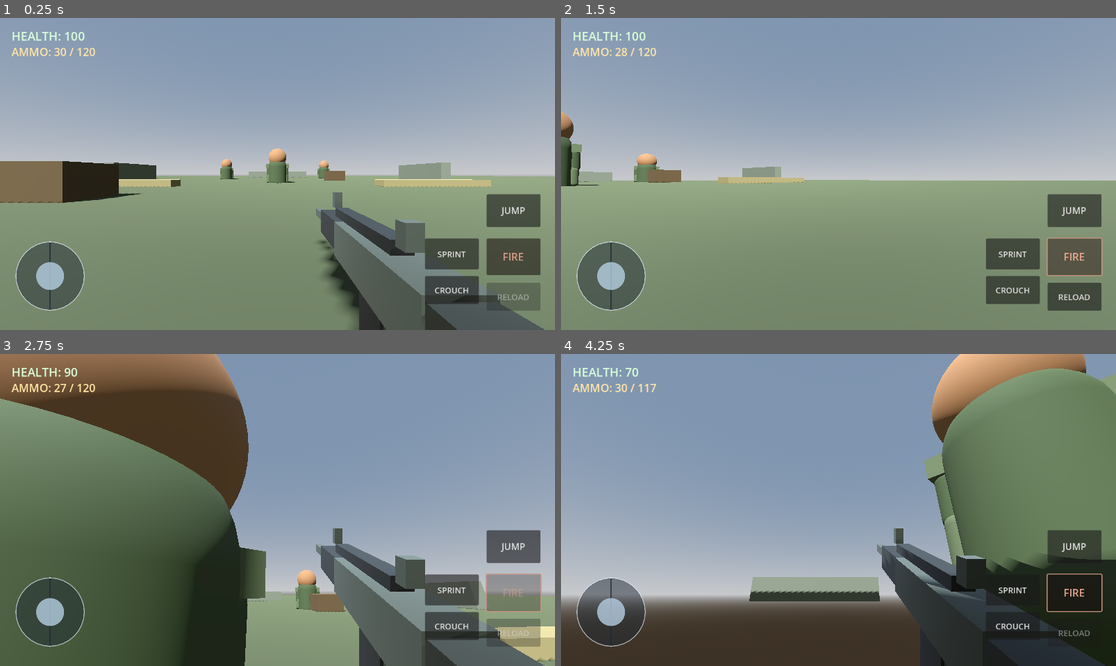
Above: before the commit, frames 1-4 (two rows, left to right).
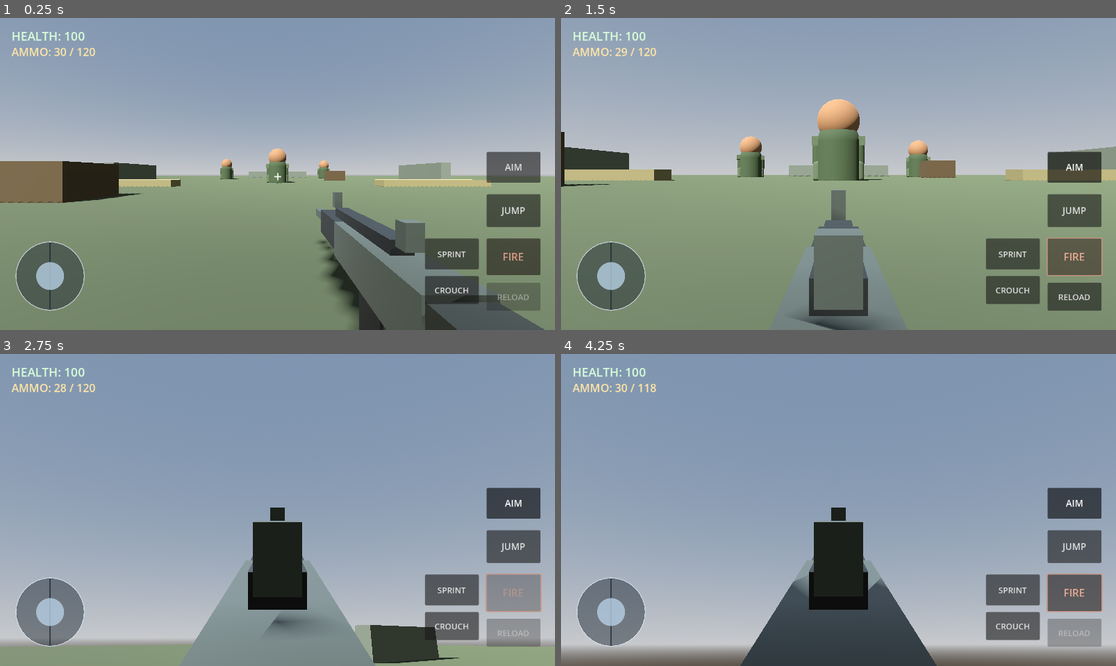
Above: after the commit, the same moments.

Repository: leefortine86-eng/Hunger-For-War
Game: Godot game, scene res://scenes/main.tscn
The game is run twice, just before and just after one commit, with the same random seed, the same clock (stepped at 60 frames per second) and the same inputs.
Inputs (mouse positions are in pixels of both pictures, inside the frame that each line leads up to):
- Up to frame 1 (0.25 s): no input
- Up to frame 2 (1.5 s): click (1077, 167) at 0.5 s, where only the run after the commit has a clickable "AIM"; click "FIRE" at 1.25 s
- Up to frame 3 (2.75 s): tap Enter at 2 s; move the mouse to (305, 510) at 2.02 s; hold W (move_forward) from 2.03 s (still down); tap R at 2.1 s; click (305, 510) at 2.17 s; tap Space at 2.27 s
- Up to frame 4 (4.25 s): keep holding W (move_forward); move the mouse to (810, 510) at 2.77 s; tap Shift at 2.85 s; click (810, 510) at 2.92 s; tap Space at 3.02 s; move the mouse to (849, 503) at 3.52 s; hold Ctrl from 3.53 s (still down); click (849, 503) at 3.67 s

The runs differ from the first frame. In frame 1, 1.0% of the frame differs, in the area x 49-98%, y 42-53%; in frame 2, 13%; in frame 3, 58%, in the area x 0-100%, y 0-100%; in frame 4, 51%.

Commit message:
Add aim-down-sights controls and zoomed camera view

Diff:
--- a/scripts/player.gd
+++ b/scripts/player.gd
@@ -35,6 +35,9 @@
 var sprint_button: Button
 var crouch_button: Button
 var jump_button: Button
+var aim_button: Button
+var aiming: bool = false
+var crosshair_label: Label
 
 func _ready():
     add_to_group("player")
@@ -151,6 +154,25 @@
     jump_button.pressed.connect(_on_jump_pressed)
     canvas.add_child(jump_button)
 
+    aim_button = Button.new()
+    aim_button.name = "AimButton"
+    aim_button.text = "AIM"
+    aim_button.position = Vector2(screen_size.x - 142, screen_size.y - 370)
+    aim_button.size = Vector2(112, 64)
+    aim_button.toggle_mode = true
+    aim_button.add_theme_font_size_override("font_size", 19)
+    aim_button.toggled.connect(_on_aim_toggled)
+    canvas.add_child(aim_button)
+
+    crosshair_label = Label.new()
+    crosshair_label.name = "Crosshair"
+    crosshair_label.text = "+"
+    crosshair_label.set_anchors_and_offsets_preset(Control.PRESET_CENTER)
+    crosshair_label.position = Vector2(-8, -17)
+    crosshair_label.add_theme_font_size_override("font_size", 30)
+    crosshair_label.add_theme_color_override("font_color", Color(1, 1, 1, 0.9))
+    canvas.add_child(crosshair_label)
+
 func _on_sprint_toggled(enabled: bool):
     mobile_sprint = enabled
 
@@ -159,6 +181,10 @@
 
 func _on_jump_pressed():
     mobile_jump_requested = true
+
+func _on_aim_toggled(enabled: bool):
+    aiming = enabled
+    weapon.set_aiming(aiming)
 
 func _on_fire_pressed():
     weapon.fire(raycast)
@@ -169,7 +195,7 @@
 func _input(event):
     if event is InputEventScreenTouch:
         if event.pressed:
-            if fire_button_rect.has_point(event.position) or reload_button_rect.has_point(event.position):
+            if _is_touch_ui(event.position):
                 return
 
             var screen_size := get_viewport().get_visible_rect().size
@@ -196,6 +222,13 @@
         elif event.index == look_touch_id:
             _rotate_camera(event.relative, touch_sensitivity)
 
+func _is_touch_ui(position: Vector2) -> bool:
+    var controls = [fire_button, reload_button, sprint_button, crouch_button, jump_button, aim_button]
+    for control in controls:
+        if is_instance_valid(control) and Rect2(control.position, control.size).has_point(position):
+            return true
+    return false
+
 func _update_joystick(touch_position: Vector2):
     var offset: Vector2 = touch_position - joystick_center
     if offset.length() > joystick_radius:
@@ -218,9 +251,12 @@
         if event.keycode == KEY_R:
             weapon.reload()
 
-    if event is InputEventMouseButton and event.pressed:
-        if event.button_index == MOUSE_BUTTON_LEFT:
+    if event is InputEventMouseButton:
+        if event.button_index == MOUSE_BUTTON_LEFT and event.pressed:
             weapon.fire(raycast)
+        elif event.button_index == MOUSE_BUTTON_RIGHT:
+            aiming = event.pressed
+            weapon.set_aiming(aiming)
 
 func _process(_delta):
     if is_instance_valid(health_label):
@@ -231,6 +267,11 @@
         fire_button.disabled = weapon.reloading
     if is_instance_valid(reload_button):
         reload_button.disabled = weapon.reloading or weapon.ammo_in_magazine == weapon.magazine_size or weapon.reserve_ammo <= 0
+    if is_instance_valid(camera):
+        var target_fov := 48.0 if aiming else 75.0
+        camera.fov = move_toward(camera.fov, target_fov, 100.0 * get_process_delta_time())
+    if is_instance_valid(crosshair_label):
+        crosshair_label.visible = not aiming
 
 func _physics_process(delta):
     var keyboard_input = Vector2(
